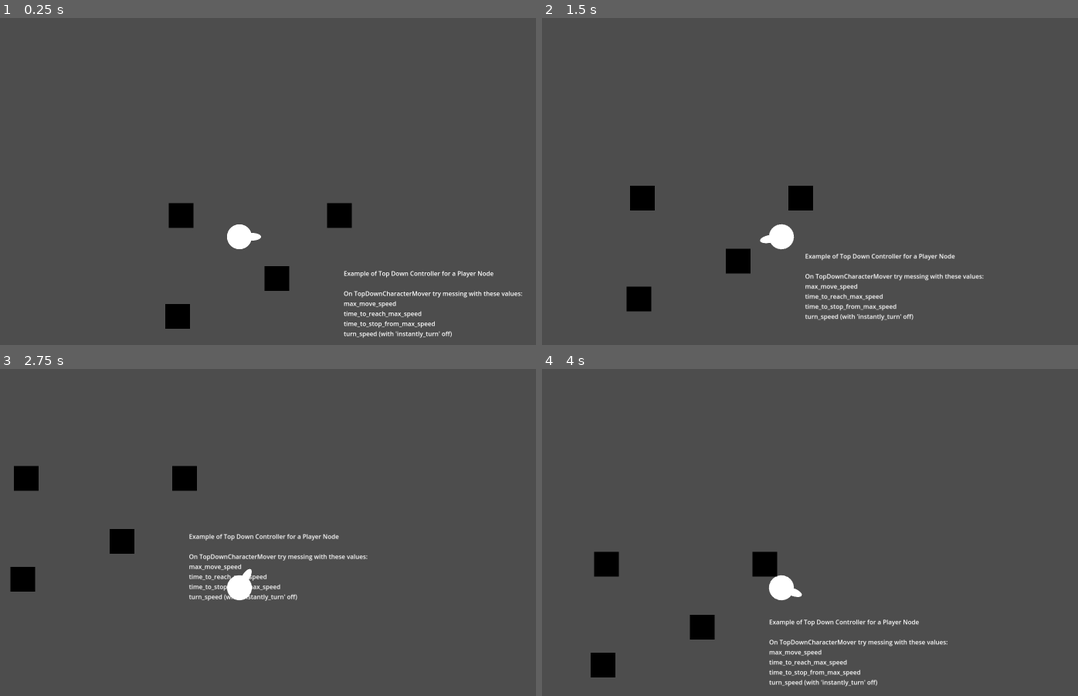
Above: before the commit, frames 1-4 (two rows, left to right).
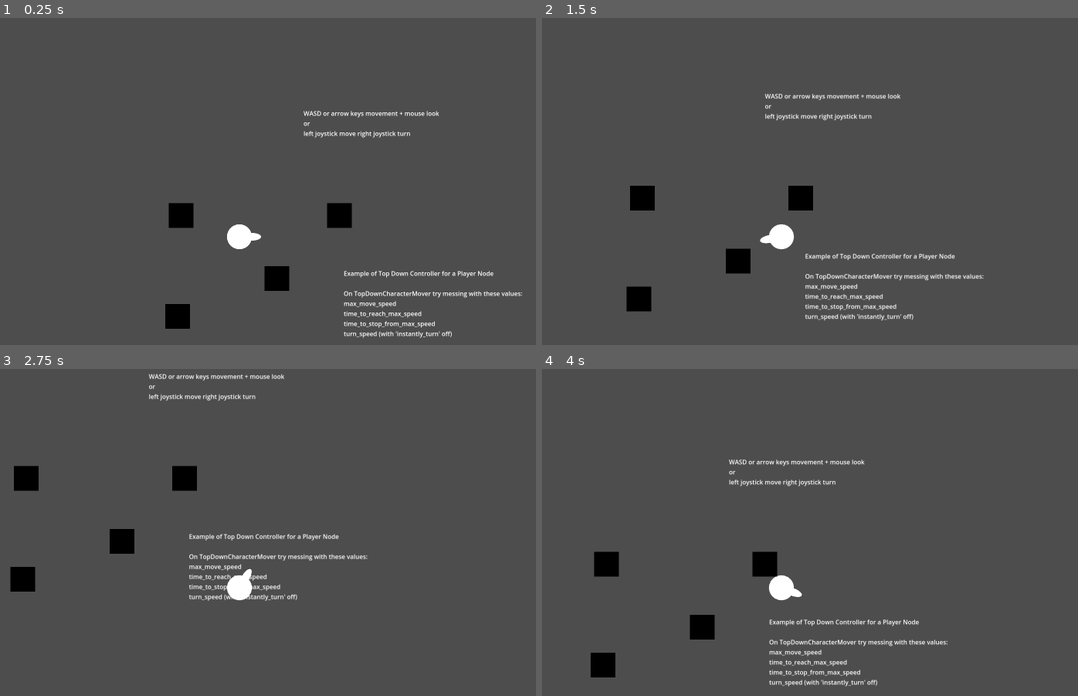
Above: after the commit, the same moments.

Repository: xiaocod/MizGodotTools
Game: Godot game, scene res://example_scenes/top_down_player_example/top_down_player_example_scene.tscn
Same seed, same stepped clock (60 frames per second), same inputs: the game is played once before the commit and once after it. The project has no main scene, so this scene is started directly.
Inputs (mouse positions are in pixels of both pictures, inside the frame that each line leads up to):
- Up to frame 1 (0.25 s): no input
- Up to frame 2 (1.5 s): tap Enter at 0.5 s; move the mouse to (917, 214) at 0.52 s; hold D (move_right) 0.53-1.28 s; move the mouse to (659, 259) at 1.27 s; hold S (move_down) from 1.28 s (still down)
- Up to frame 3 (2.75 s): move the mouse to (300, 486) at 2.02 s; release S (move_down) at 2.03 s; hold D (move_right) from 2.03 s (still down)
- Up to frame 4 (4 s): move the mouse to (751, 679) at 2.77 s; release D (move_right) at 2.78 s; hold W (move_up) 2.78-3.53 s; move the mouse to (965, 656) at 3.52 s; hold A (move_left) from 3.53 s (still down)

The runs differ from the first frame. In frame 1, 0.4% of the frame differs, in the area x 56-82%, y 28-37%; in frame 2, 0.4%, in the area x 41-67%, y 23-32%; in frame 3, 0.4%; in frame 4, 0.4%.

Commit message:
added tutorial notes to some example scenes

Diff:
--- a/example_scenes/npc_vision_example/npc_vision_example.tscn
+++ b/example_scenes/npc_vision_example/npc_vision_example.tscn
@@ -4,6 +4,21 @@
 [ext_resource type="Script" uid="uid://coros751u4u2l" path="res://example_scenes/npc_vision_example/npc_vision_example.gd" id="1_kggu6"]
 [ext_resource type="Texture2D" uid="uid://c485t74cvfska" path="res://effects/textures/white_circle.png" id="1_li8pe"]
 [ext_resource type="Texture2D" uid="uid://c6b5ihc5jnyoh" path="res://effects/textures/white_sq.png" id="3_go3c2"]
+
+[sub_resource type="Animation" id="Animation_kggu6"]
+length = 0.001
+tracks/0/type = "value"
+tracks/0/imported = false
+tracks/0/enabled = true
+tracks/0/path = NodePath(".:position")
+tracks/0/interp = 1
+tracks/0/loop_wrap = true
+tracks/0/keys = {
+"times": PackedFloat32Array(0),
+"transitions": PackedFloat32Array(1),
+"update": 0,
+"values": [Vector2(0, 0)]
+}
 
 [sub_resource type="Animation" id="Animation_go3c2"]
 resource_name = "move"
@@ -21,21 +36,6 @@
 "transitions": PackedFloat32Array(1, 1, 1, 1, 1, 1, 1, 1, 1, 1),
 "update": 0,
 "values": [Vector2(0, 0), Vector2(0, 166), Vector2(0, 0), Vector2(477, -65), Vector2(398, -302), Vector2(71, -454), Vector2(78, -680), Vector2(-40, -644), Vector2(-76, -494), Vector2(-138, -335)]
-}
-
-[sub_resource type="Animation" id="Animation_kggu6"]
-length = 0.001
-tracks/0/type = "value"
-tracks/0/imported = false
-tracks/0/enabled = true
-tracks/0/path = NodePath(".:position")
-tracks/0/interp = 1
-tracks/0/loop_wrap = true
-tracks/0/keys = {
-"times": PackedFloat32Array(0),
-"transitions": PackedFloat32Array(1),
-"update": 0,
-"values": [Vector2(0, 0)]
 }
 
 [sub_resource type="AnimationLibrary" id="AnimationLibrary_kggu6"]
--- a/example_scenes/save_load_example/save_load_base_scene.tscn
+++ b/example_scenes/save_load_example/save_load_base_scene.tscn
@@ -83,5 +83,7 @@
 Quick Save
 Close Game
 Run Scene 2
-Quick Load"
+Quick Load
+
+F1 is quicksave and F5 is quickload"
 horizontal_alignment = 2
--- a/example_scenes/top_down_player_example/top_down_player_example_scene.tscn
+++ b/example_scenes/top_down_player_example/top_down_player_example_scene.tscn
@@ -89,3 +89,12 @@
 time_to_reach_max_speed
 time_to_stop_from_max_speed
 turn_speed (with 'instantly_turn' off)"
+
+[node name="Label2" type="Label" parent="."]
+offset_left = 166.0
+offset_top = -331.0
+offset_right = 518.0
+offset_bottom = -256.0
+text = "WASD or arrow keys movement + mouse look
+or
+left joystick move right joystick turn"
